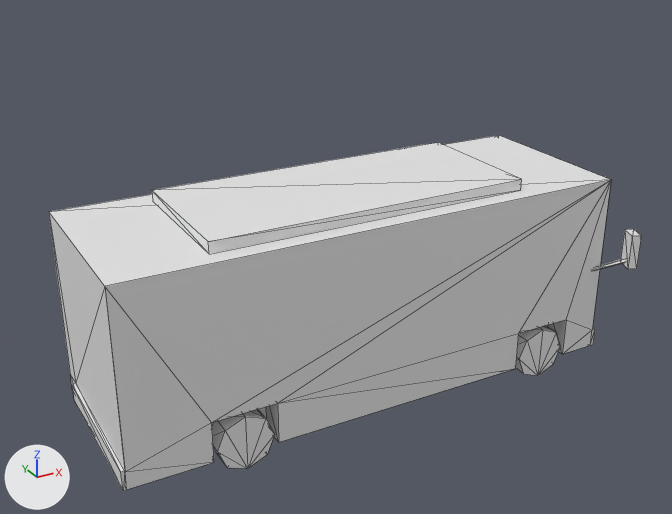
A saved change to the OBJ model res/mesh/mesh_Bus3.obj.
Camera for both pictures: a camera (50 mm lens) standing at (-10.43, -18.78, 10.16) and looking at (-0.14, -0.07, 0.81). The axes (+X, +Y, +Z) are drawn at lower left. The lights are the same throughout. Mesh edges are drawn as thin lines. Where no turn or scale is listed for an object, it has been applied to the vertices. Vertices at the same position are counted once.

Objects in the first picture: 'mesh_Bus3'.
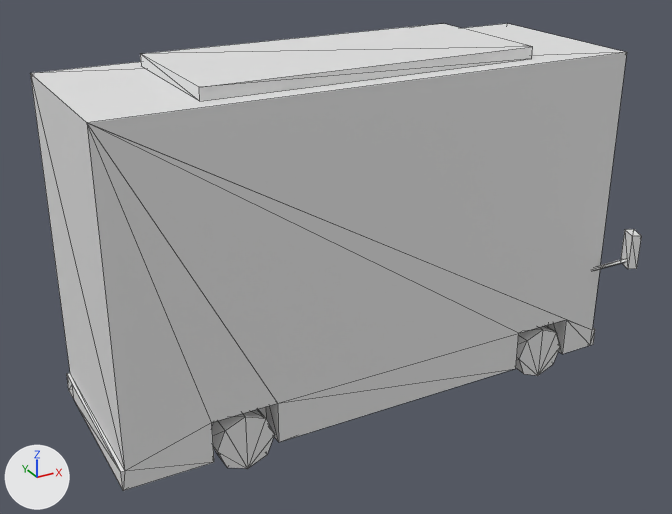
The newer file is also turned or shifted as a whole; pictures and numbers use the older file's frame.

Changed parts and their boxes [x1, y1, x2, y2] in the pictures (672 x 514 px; the box of a moved part takes in the faces that stretch with it):
'mesh_Bus3', reshaped (31% taller)
    before: [49, 135, 641, 491]
    after: [30, 23, 641, 491]
part 1 of me_mesh_bus3, moved or reshaped
    before: [152, 142, 522, 254]
    after: [140, 23, 533, 101]
part 2 of me_mesh_bus3, moved or reshaped
    before: [49, 135, 611, 491]
    after: [30, 24, 627, 491]

What the commit changed:
me_mesh_bus3 is used by ob_mesh_bus3; location (0.0, 0.0, 0.0).
me_mesh_bus3 had 159 vertices, 268 faces and spanned x -6.57..7.36, y -3.11..3.1, z -2.88..2.67.
me_mesh_bus3 now has 157 vertices, 264 faces and spans x -6.57..7.36, y -3.11..3.1, z -2.88..5.92.
me_mesh_bus3 part 1: the loose piece of 8 vertices spanning x -4.13..4.13, y -1.82..1.82, z 2.39..2.67 is moved by (0.0, 0.0, 3.25).
Part 2, on me_mesh_bus3:
10 vertices are removed from x -6.49..6.65, y -2.31..2.29, z -2.43..2.39.
47 faces are deleted.
8 vertices are added at x -6.57..6.65, y -2.31..2.29, z -2.43..5.64.
43 new faces join them.
